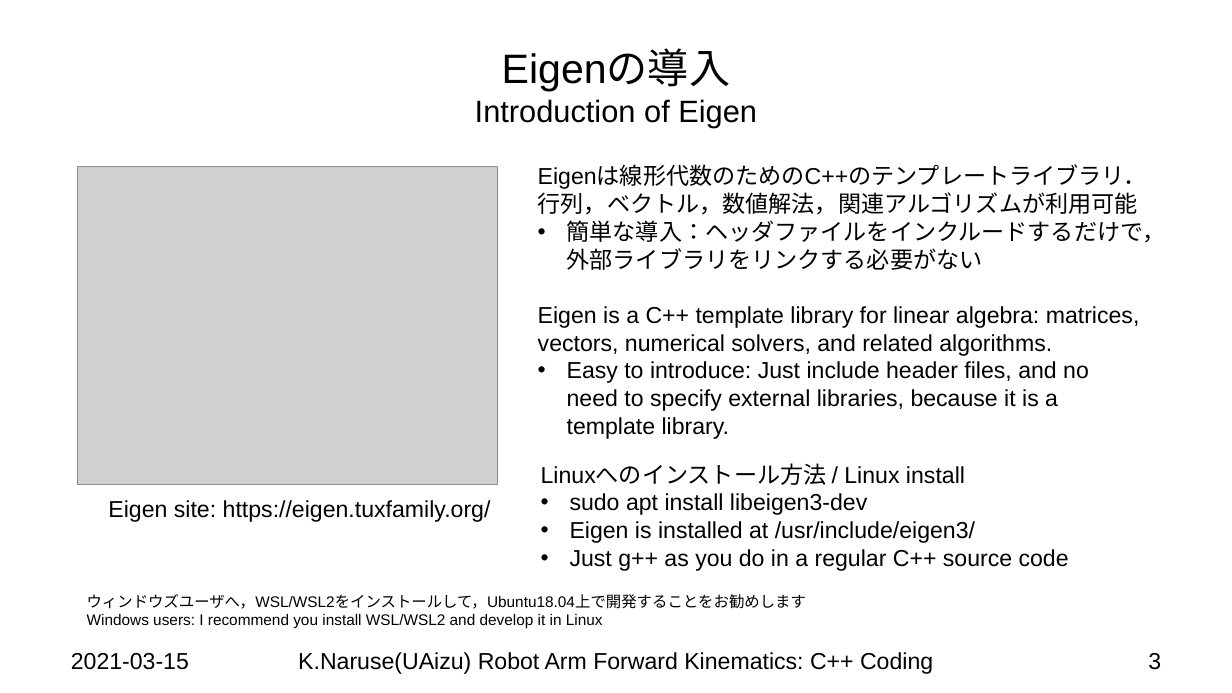
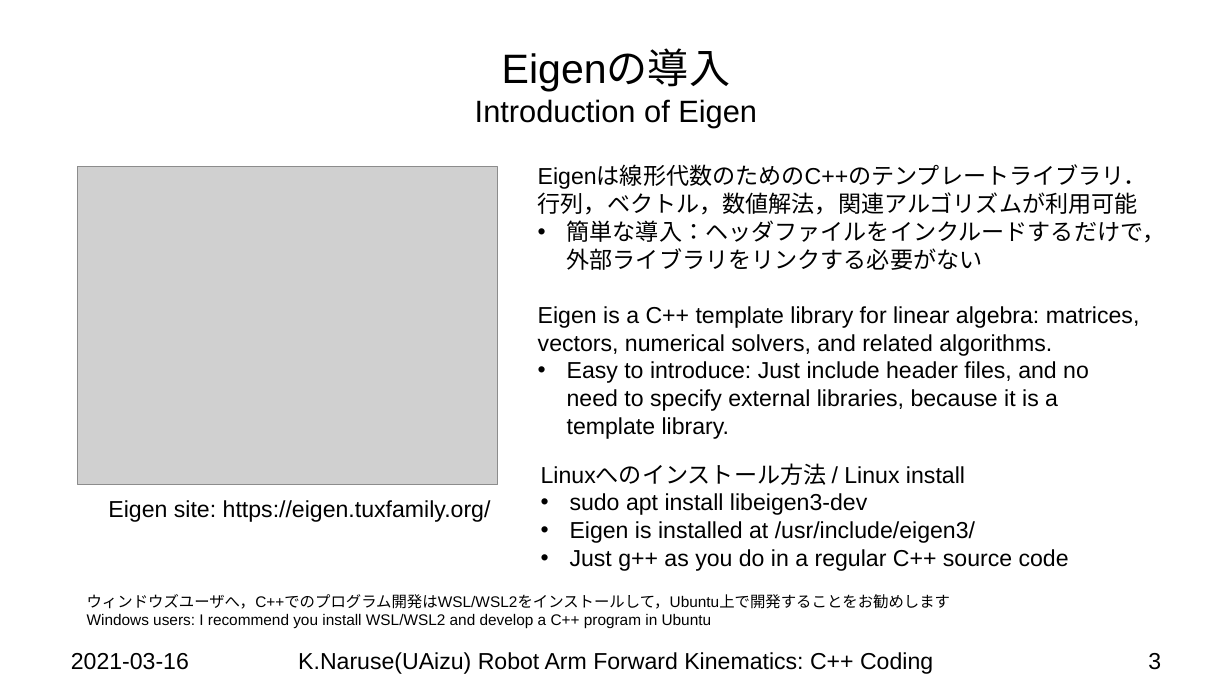
Before and after one commit to keitaronaruse/Naruse-robotics-tutorial, a slide deck: slide 3 of doc/slides/Robot-Arm-Forward-Kinematics-CPP-Code.pptx. Drawn at 1232x693 pixels with LibreOffice and Linux fonts; fonts in the diff are those of the drawing; grey boxes stand for pictures; background and template pictures are left out. Boxes give left, top, right and bottom in pixels: in the first picture for what was removed or moved away, otherwise in the second. Text is boxed around its words. In the diff, an @@ line names an element or a change of style, - is before the commit and + after.

```diff
--- a/doc/slides/Robot-Arm-Forward-Kinematics-CPP-Code.pptx
+++ b/doc/slides/Robot-Arm-Forward-Kinematics-CPP-Code.pptx
@@ text at (87,594,950,629): text changed @@
-ウィンドウズユーザへ，WSL/WSL2をインストールして，Ubuntu18.04上で開発することをお勧めします
-Windows users: I recommend you install WSL/WSL2 and develop it in Linux
+ウィンドウズユーザへ，C++でのプログラム開発はWSL/WSL2をインストールして，Ubuntu上で開発することをお勧めします
+Windows users: I recommend you install WSL/WSL2 and develop a C++ program in Ubuntu
@@ text at (71,653,189,670): text changed @@
-2021-03-15
+2021-03-16
```
Also in this commit, not shown: 5 other slides changed, 4 other files.
